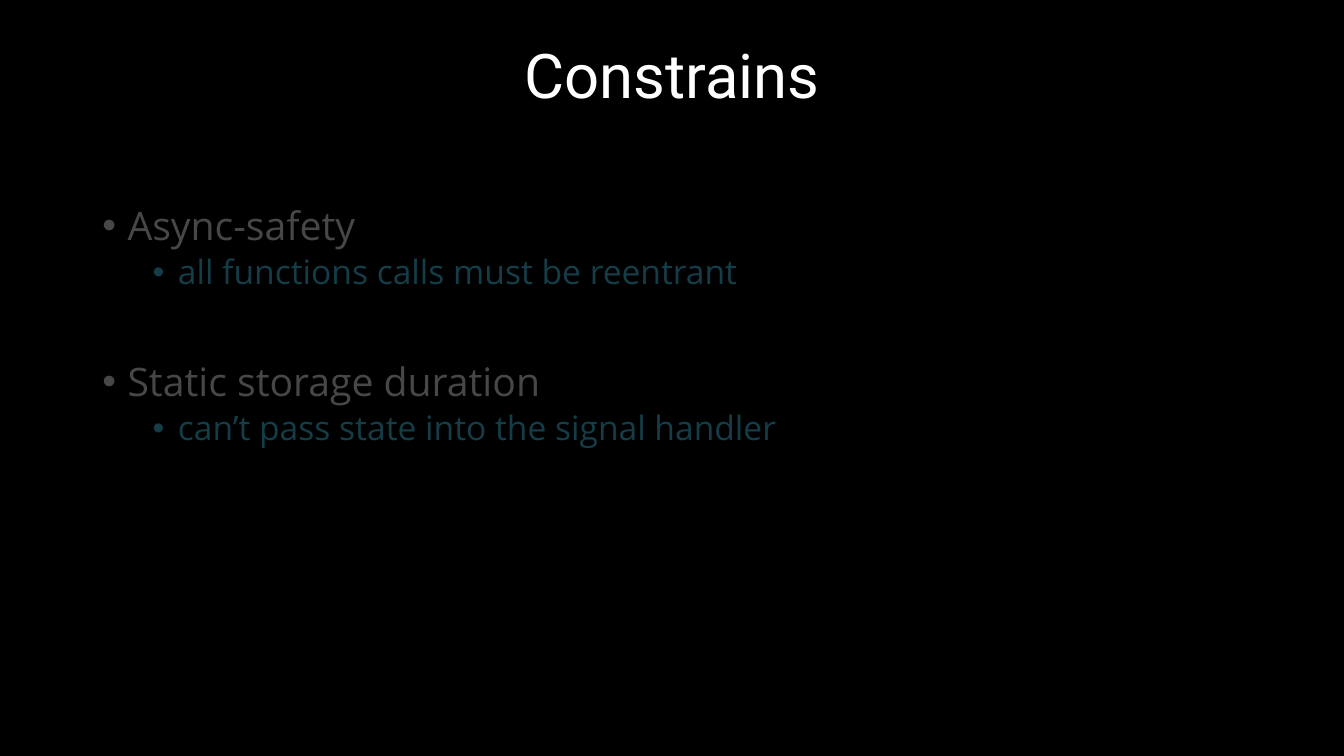
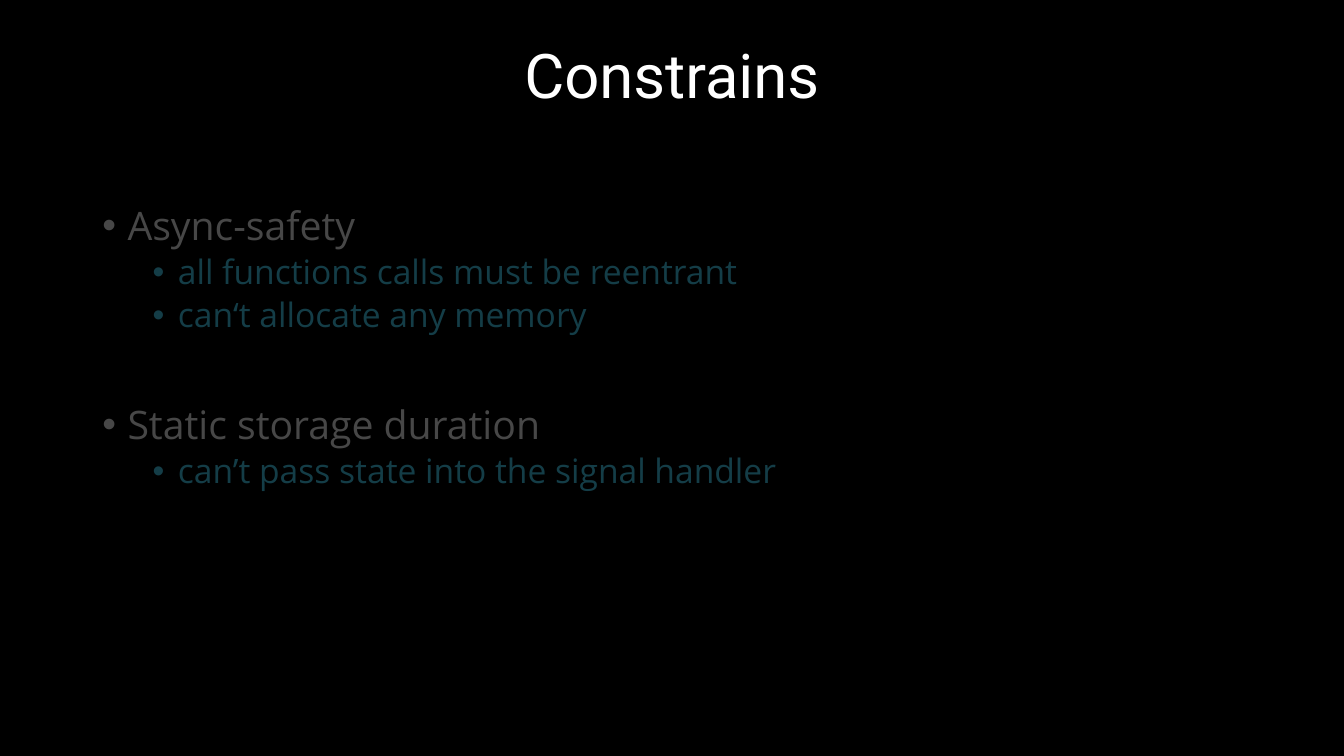
Before and after one commit to 9majka/NDK_presentation, a slide deck: slide 19 of NDK_SoftServeTheme.pptx. Drawn at 1344x756 pixels with LibreOffice and Linux fonts; fonts in the diff are those of the drawing; background and template pictures are left out. Boxes give left, top, right and bottom in pixels: in the first picture for what was removed or moved away, otherwise in the second. Text is boxed around its words. In the diff, an @@ line names an element or a change of style, - is before the commit and + after.

```diff
--- a/NDK_SoftServeTheme.pptx
+++ b/NDK_SoftServeTheme.pptx
@@ rectangle: place and size @@
-rectangle at [60,166,760,291]
+rectangle at [54,202,850,349]
@@ text at [178,302,586,335]: paragraph added @@
+  • can‘t allocate any memory
@@ rectangle: place and size @@
-rectangle at [27,334,823,461]
+rectangle at [68,390,893,551]
```
Also in this commit, not shown: 2 other files.
